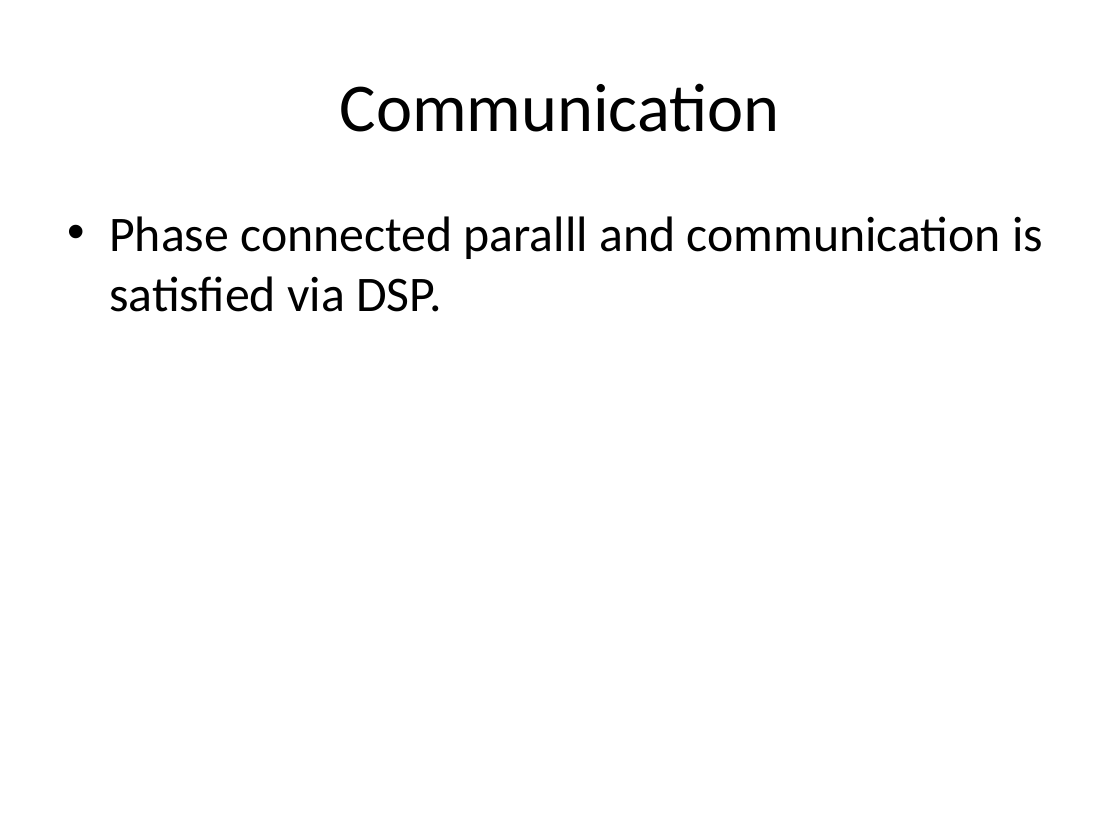
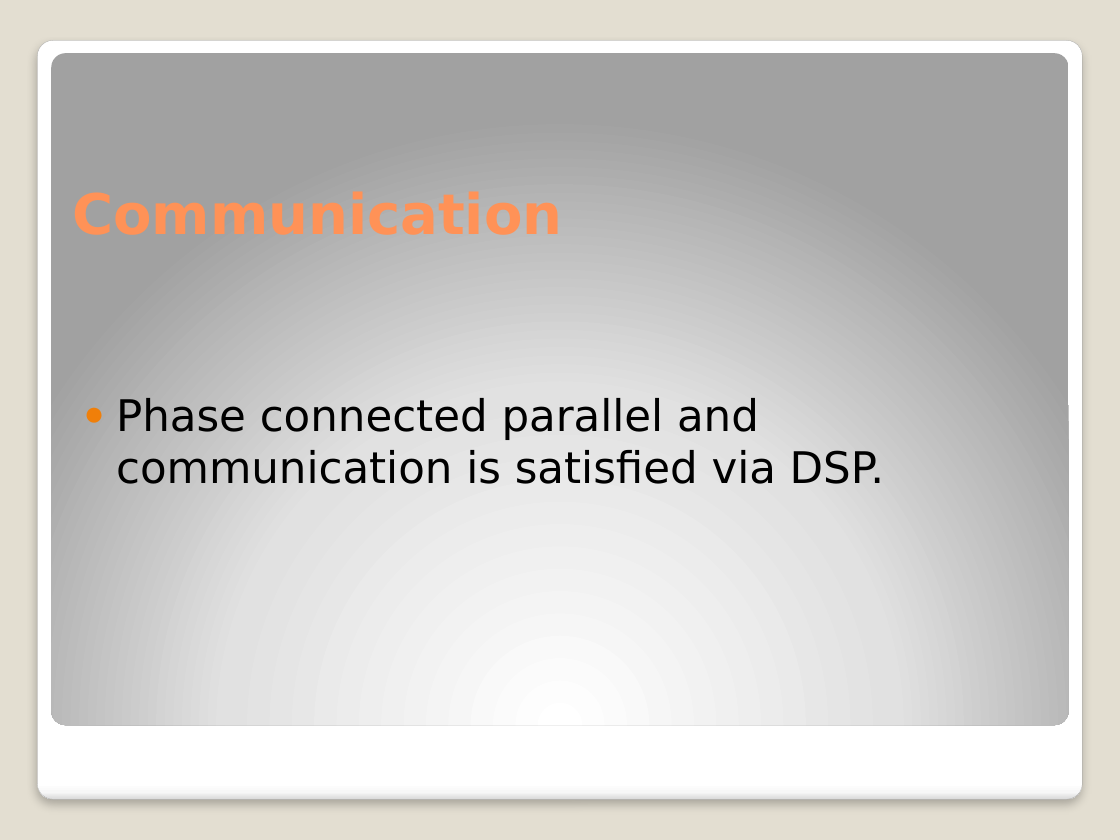
Before and after one commit to MehmetEralpKose/Star, a slide deck: slide 24 of 50 kW Integrated Fault toerant Permanent Magnet Machine.pptx (slide 23 before the commit). Drawn at 1120x840 pixels with LibreOffice and Linux fonts; fonts in the diff are those of the drawing. Boxes give left, top, right and bottom in pixels: in the first picture for what was removed or moved away, otherwise in the second. Text is boxed around its words. In the diff, an @@ line names an element or a change of style, - is before the commit and + after.

```diff
--- a/50 kW Integrated Fault toerant Permanent Magnet Machine.pptx
+++ b/50 kW Integrated Fault toerant Permanent Magnet Machine.pptx
@@ background #FFFFFF to #E3DED1 @@
@@ rounded rectangle added at (x1=37, y1=40, x2=1082, y2=800), fill gradient #FFFFFF to #F7F7F7 to #DADADA, outline #A4A4A4 0.16 pt @@
@@ rounded rectangle added at (x1=52, y1=53, x2=1068, y2=725), fill gradient #FFFFFF to #E1E1E1 to #A2A2A2 @@
@@ title removed at (x1=340, y1=83, x2=780, y2=132) @@
-Communication
@@ text at (x1=116, y1=398, x2=884, y2=484): text changed; size 32 to 28 pt; font Calibri to DejaVu Sans @@
-• Phase connected paralll and communication is satisfied via DSP.
+● Phase connected parallel and communication is satisfied via DSP.
```
Also in this commit, not shown: 22 other slides changed, 6 slides added, 9 other files.
